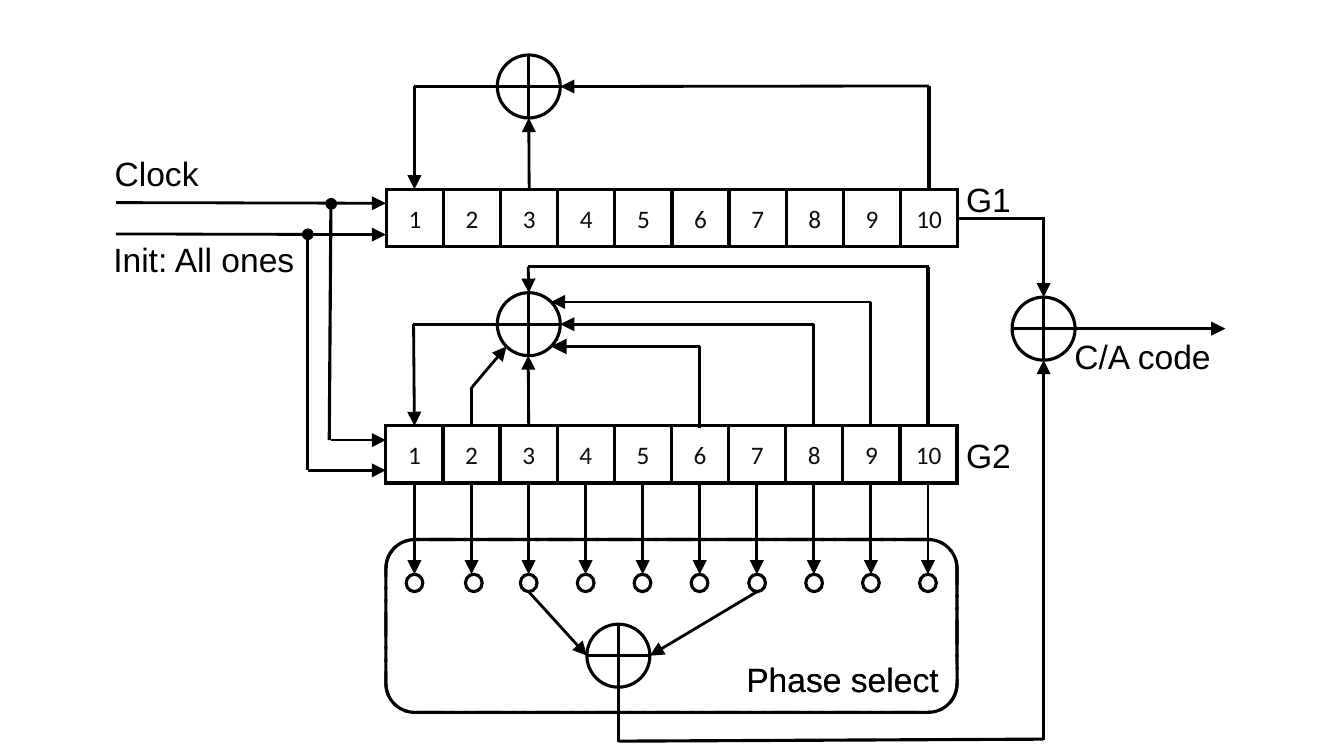
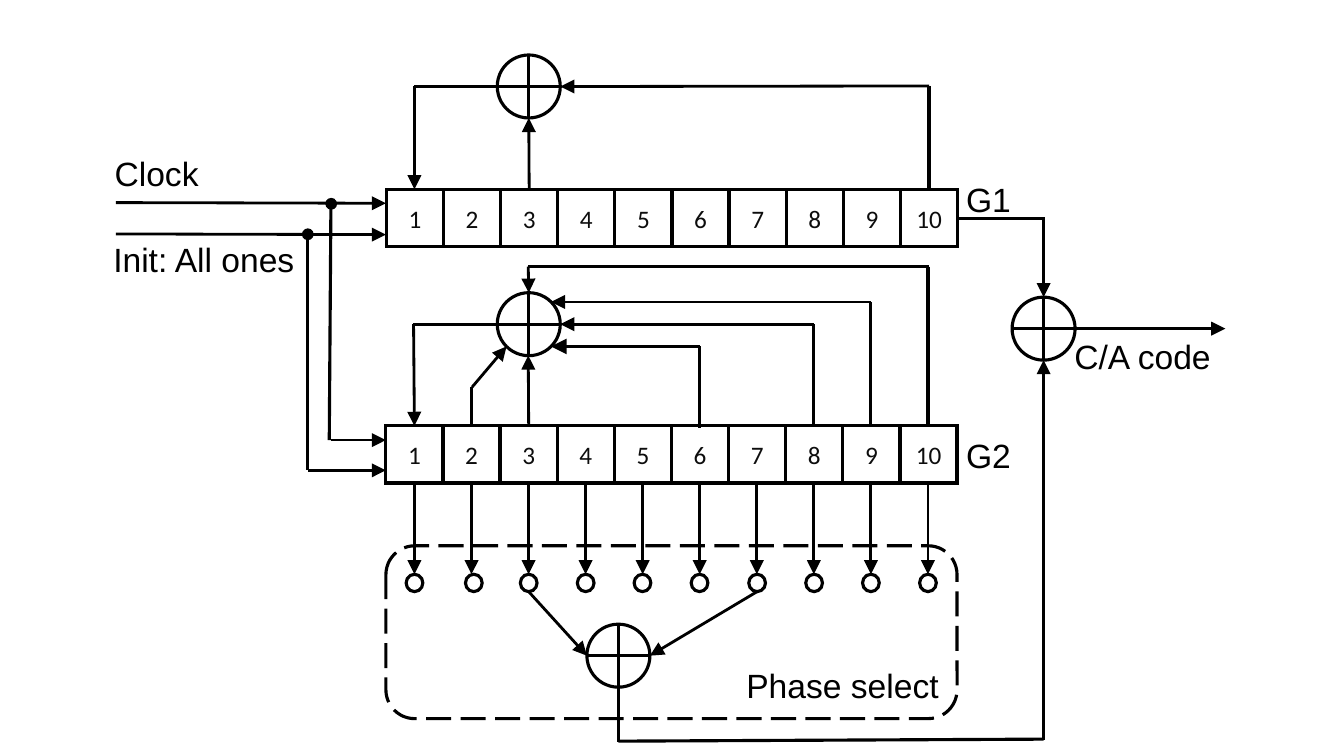
Before and after one commit to BenjiaH/MSc-Project, a slide deck: slide 6 of Final dissertation/_IMAGES/PPT2SVG/PPT2SVG.pptx. Drawn at 1344x756 pixels with LibreOffice and Linux fonts; fonts in the diff are those of the drawing. Boxes give left, top, right and bottom in pixels: in the first picture for what was removed or moved away, otherwise in the second. Text is boxed around its words. In the diff, an @@ line names an element or a change of style, - is before the commit and + after.

```diff
--- a/Final dissertation/_IMAGES/PPT2SVG/PPT2SVG.pptx
+++ b/Final dissertation/_IMAGES/PPT2SVG/PPT2SVG.pptx
@@ rounded rectangle removed at bbox=[386, 539, 958, 713] @@
-Phase select
@@ rounded rectangle "Phase select": place and size @@
-rounded rectangle "Phase select" at bbox=[386, 539, 958, 713]
+rounded rectangle "Phase select" at bbox=[386, 545, 958, 719]
```
Also in this commit, not shown: 1 slide added, 7 other files.
